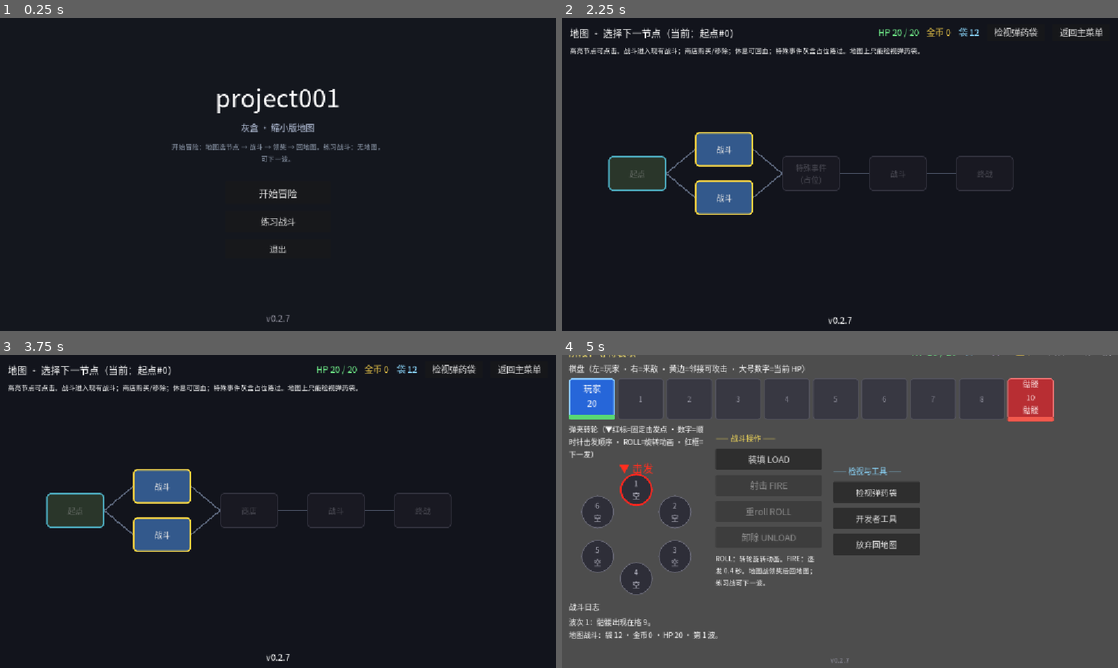
Above: before the commit, frames 1-4 (two rows, left to right).
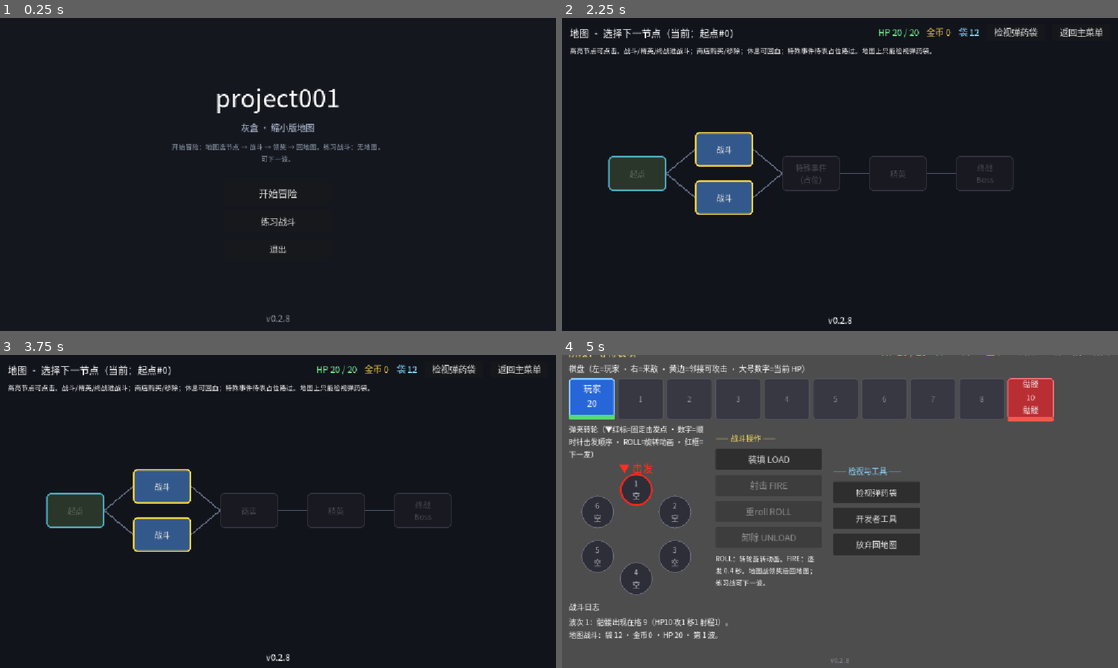
Above: after the commit, the same moments.

Repository: pineapplecat123/project001
Game: Godot game, scene res://scenes/main.tscn
Two runs of this game, one before a commit and one after it. Both use one fixed random seed, a clock stepped at 60 frames per second and the inputs below.
Inputs:
- Up to frame 1 (0.25 s): no input
- Up to frame 2 (2.25 s): click "练习战斗" at 0.5 s; click "返回主菜单" at 1.25 s; click "开始冒险" at 2 s
- Up to frame 3 (3.75 s): click "返回主菜单" at 2.75 s; click "开始冒险" at 3.5 s
- Up to frame 4 (5 s): click "战斗" at 4.25 s

The runs differ from the first frame. In frame 1, less than 0.1% of the frame differs, in the area x 51-53%, y 94-98%; in frame 2, 0.9%, in the area x 13-78%, y 9-98%; in frame 3, 0.9%; in frame 4, 0.2%.

Commit message:
feat(combat): v0.2.8 精英战数值倍率 + Boss 终战塞无效弹
- 地图节点 4 为精英：复用现有敌人 HP×1.5/攻×1.5/射程2，奖励基础金15
- 终战为 Boss：熊体 HP×2/攻×2/移+1/射程2；开场与每敌回合向袋塞无效弹（本地常量9001，非Excel，伤0）
- 特殊事件仍占位待用户交表；GUT 56；字体重子集

Diff:
--- a/scripts/combat/combat_constants.gd
+++ b/scripts/combat/combat_constants.gd
@@ -18,3 +18,25 @@
 const REWARD_NO_DAMAGE_EXTRA_GOLD := 0
 const REWARD_FAST_CLEAR_EXTRA_GOLD := 0
 const REWARD_FAST_CLEAR_TURN_LIMIT := 3
+
+## 灰盒：无效弹药（Boss 塞袋用；非 Excel 表行，本地常量）
+const INVALID_AMMO_ID := 9001
+const INVALID_AMMO_NAME := "无效弹药"
+
+## 精英战倍率（灰盒暂定：复用现有敌人 id，仅抬数值）
+const ELITE_HP_MULT := 1.5
+const ELITE_ATK_MULT := 1.5
+const ELITE_MOBILITY_BONUS := 0
+const ELITE_ATTACK_RANGE := 2
+const ELITE_ENEMY_COUNT := 2
+const REWARD_ELITE_BASE_GOLD := 15
+
+## Boss 终战（灰盒暂定：复用现有敌人 id + 独特塞无效弹）
+const BOSS_BODY_ENEMY_ID := 3  ## 熊
+const BOSS_HP_MULT := 2.0
+const BOSS_ATK_MULT := 2.0
+const BOSS_MOBILITY_BONUS := 1
+const BOSS_ATTACK_RANGE := 2
+const BOSS_INVALID_ON_START := 2
+const BOSS_INVALID_PER_ENEMY_TURN := 1
+const REWARD_BOSS_BASE_GOLD := 25
--- a/scripts/combat/combat_state.gd
+++ b/scripts/combat/combat_state.gd
@@ -14,6 +14,12 @@
 	NONE,
 	HP,
 	AMMO_EXHAUSTED,
+}
+
+enum EncounterKind {
+	NORMAL,
+	ELITE,
+	BOSS,
 }
 
 signal phase_changed(phase: int)
@@ -45,6 +51,10 @@
 
 ## 是否来自地图 run（胜利领奖后回地图；练习战则下一波）
 var from_map_run: bool = false
+## 遭遇类型：普通 / 精英 / Boss（灰盒）
+var encounter_kind: int = EncounterKind.NORMAL
+## 本波实际发放的基础金币（供 UI 显示）
+var last_reward_base_gold: int = 0
 
 ## 弹药跨回合状态
 var pink_bonus: int = 0
@@ -98,6 +108,8 @@
 	wave_took_damage = false
 	wave_player_turns = 0
 	from_map_run = false
+	encounter_kind = EncounterKind.NORMAL
+	last_reward_base_gold = 0
 	_set_phase(Phase.AWAIT_LOAD)
 	_log("战斗开始：白色弹药 ×%d · 第 %d 波。（可用开发者工具加入其它弹药）" % [
 		CombatConstants.STARTER_WHITE_COUNT, wave_index
@@ -113,6 +125,8 @@
 		rng.seed = int(payload["seed"])
 	BulletEffectRegistry.ensure_defaults()
 	from_map_run = true
+	encounter_kind = _parse_encounter(str(payload.get("encounter", "normal")))
+	last_reward_base_gold = 0
 	player_max_hp = int(payload.get("player_max_hp", CombatConstants.PLAYER_MAX_HP))
 	player_hp = int(payload.get("player_hp", player_max_hp))
 	bag.clear()
@@ -138,9 +152,11 @@
 	_clear_reward_state()
 	wave_took_damage = false
 	wave_player_turns = 0
+	if encounter_kind == EncounterKind.BOSS:
+		_inject_invalid_ammo(CombatConstants.BOSS_INVALID_ON_START, "开场")
 	_set_phase(Phase.AWAIT_LOAD)
-	_log("地图战斗：袋 %d · 金币 %d · HP %d · 第 %d 波。" % [
-		bag.size(), gold, player_hp, wave_index
+	_log("地图%s：袋 %d · 金币 %d · HP %d · 第 %d 波。" % [
+		encounter_label(), bag.size(), gold, player_hp, wave_index
 	])
 	_emit()
 
@@ -247,6 +263,14 @@
 
 func is_adjacent_to_player(e: EnemyInstance) -> bool:
 	return e != null and e.is_alive() and e.cell == CombatConstants.PLAYER_CELL + 1
+
+
+## 敌人是否在其 attack_range 内可攻击玩家（精英/Boss 可 >1）。
+func can_attack_player(e: EnemyInstance) -> bool:
+	if e == null or not e.is_alive():
+		return false
+	var dist: int = e.cell - CombatConstants.PLAYER_CELL
+	return dist >= 1 and dist <= e.attack_range
 
 
 func can_load() -> bool:
@@ -509,7 +533,12 @@
 
 
 func _ammo_name(ammo_id: int) -> String:
-	return str(DataRegistry.get_ammo(ammo_id).get("name", str(ammo_id)))
+	if ammo_id == CombatConstants.INVALID_AMMO_ID:
+		return CombatConstants.INVALID_AMMO_NAME
+	var def: Dictionary = DataRegistry.get_ammo(ammo_id)
+	if def.is_empty():
+		return "未知#%d" % ammo_id
+	return str(def.get("name", str(ammo_id)))
 
 
 func _consume_hammer_chamber(expected_id: int) -> void:
@@ -703,13 +732,15 @@
 	var order: Array = enemies_sorted_by_cell()
 	for e in order:
 		_move_enemy(e)
-		if is_adjacent_to_player(e):
+		if can_attack_player(e):
 			player_hp = maxi(0, player_hp - e.atk)
 			if e.atk > 0:
 				wave_took_damage = true
-			_log("%s 攻击玩家，造成 %d（玩家 HP %d/%d）" % [e.name_zh, e.atk, player_hp, player_max_hp])
+			_log("%s 攻击玩家，造成 %d（玩家 HP %d/%d · 射程 %d）" % [
+				e.name_zh, e.atk, player_hp, player_max_hp, e.attack_range
+			])
 		else:
-			_log("%s 未邻接，不攻击（格 %d）。" % [e.name_zh, e.cell])
+			_log("%s 未进入射程，不攻击（格 %d · 射程 %d）。" % [e.name_zh, e.cell, e.attack_range])
 	if player_hp <= 0:
 		_lose_hp()
 		return
@@ -718,6 +749,9 @@
 	if alive_enemies().is_empty():
 		_enter_won()
 		return
+	# Boss 独特效果：每怪物回合向袋塞无效弹（灰盒暂定）
+	if encounter_kind == EncounterKind.BOSS:
+		_inject_invalid_ammo(CombatConstants.BOSS_INVALID_PER_ENEMY_TURN, "回合末")
 	_set_phase(Phase.AWAIT_LOAD)
 	_log("--- 请装填 ---")
 
@@ -786,9 +820,12 @@
 	reward_choices = generate_reward_choices()
 	reward_pending = true
 	reward_resolved = false
-	var base_g: int = CombatConstants.REWARD_BASE_GOLD
+	var base_g: int = reward_base_gold_for_encounter()
+	last_reward_base_gold = base_g
 	gold += base_g
-	_log("奖励：基础金币 +%d（现 %d）。请三选一弹药，或放弃换额外金币。" % [base_g, gold])
+	_log("奖励（%s）：基础金币 +%d（现 %d）。请三选一弹药，或放弃换额外金币。" % [
+		encounter_label(), base_g, gold
+	])
 	# 灰盒预留钩子（数值为 0 / 未启用）：
 	# var no_dmg := _hook_no_damage_bonus_gold()
 	# var fast := _hook_fast_clear_bonus_gold()
@@ -891,6 +928,8 @@
 	if force_ids.size() > 0:
 		for x in force_ids:
 			ids.append(int(x))
+	elif encounter_kind == EncounterKind.BOSS:
+		ids.append(CombatConstants.BOSS_BODY_ENEMY_ID)
 	else:
 		var pool: Array[int] = []
 		for item in DataRegistry.all_enemies():
@@ -898,8 +937,12 @@
 				pool.append(int(item["id"]))
 		if pool.is_empty():
 			pool.append(CombatConstants.CIVILIAN_ENEMY_ID)
-		# 第 n 波：1/2/3 循环数量
-		var count: int = 1 + ((wave_index - 1) % 3)
+		var count: int
+		if encounter_kind == EncounterKind.ELITE:
+			count = CombatConstants.ELITE_ENEMY_COUNT
+		else:
+			# 第 n 波：1/2/3 循环数量
+			count = 1 + ((wave_index - 1) % 3)
 		for _i in count:
 			ids.append(pool[rng.randi_range(0, pool.size() - 1)])
 	var cell: int = CombatConstants.BOARD_SIZE - 1
@@ -913,9 +956,75 @@
 		var def: Dictionary = DataRegistry.get_enemy(eid)
 		if def.is_empty():
 			continue
-		enemies.append(EnemyInstance.new(def, cell))
-		_log("波次 %d：%s 出现在格 %d。" % [wave_index, def.get("name", eid), cell])
+		var e: EnemyInstance = _make_scaled_enemy(def, cell)
+		enemies.append(e)
+		_log("波次 %d：%s 出现在格 %d（HP%d 攻%d 移%d 射程%d）。" % [
+			wave_index, e.name_zh, cell, e.max_hp, e.atk, e.mobility, e.attack_range
+		])
 		cell -= 1
+
+
+func _parse_encounter(s: String) -> int:
+	match s:
+		"elite":
+			return EncounterKind.ELITE
+		"boss":
+			return EncounterKind.BOSS
+		_:
+			return EncounterKind.NORMAL
+
+
+func encounter_label() -> String:
+	match encounter_kind:
+		EncounterKind.ELITE:
+			return "精英战"
+		EncounterKind.BOSS:
+			return "Boss 终战"
+		_:
+			return "战斗"
+
+
+func reward_base_gold_for_encounter() -> int:
+	match encounter_kind:
+		EncounterKind.ELITE:
+			return CombatConstants.REWARD_ELITE_BASE_GOLD
+		EncounterKind.BOSS:
+			return CombatConstants.REWARD_BOSS_BASE_GOLD
+		_:
+			return CombatConstants.REWARD_BASE_GOLD
+
+
+## 按遭遇类型缩放现有敌人（不新增敌人表行）。
+func _make_scaled_enemy(def: Dictionary, cell: int) -> EnemyInstance:
+	var e := EnemyInstance.new(def, cell)
+	match encounter_kind:
+		EncounterKind.ELITE:
+			e.max_hp = maxi(1, int(round(float(e.max_hp) * CombatConstants.ELITE_HP_MULT)))
+			e.hp = e.max_hp
+			e.atk = maxi(0, int(round(float(e.atk) * CombatConstants.ELITE_ATK_MULT)))
+			e.mobility += CombatConstants.ELITE_MOBILITY_BONUS
+			e.attack_range = CombatConstants.ELITE_ATTACK_RANGE
+			e.name_zh = "精英·" + e.name_zh
+		EncounterKind.BOSS:
+			e.max_hp = maxi(1, int(round(float(e.max_hp) * CombatConstants.BOSS_HP_MULT)))
+			e.hp = e.max_hp
+			e.atk = maxi(0, int(round(float(e.atk) * CombatConstants.BOSS_ATK_MULT)))
+			e.mobility += CombatConstants.BOSS_MOBILITY_BONUS
+			e.attack_range = CombatConstants.BOSS_ATTACK_RANGE
+			e.name_zh = "Boss·" + e.name_zh
+		_:
+			pass
+	return e
+
+
+## Boss 向弹药袋塞入无效弹药（本地常量 id，非 Excel）。
+func _inject_invalid_ammo(count: int, reason: String = "") -> void:
+	if count <= 0:
+		return
+	for _i in count:
+		bag.append(CombatConstants.INVALID_AMMO_ID)
+	var tag: String = reason if reason != "" else "效果"
+	_log("Boss[%s]：弹药袋 +无效弹药 ×%d（袋内 %d）。击发伤害 0。" % [tag, count, bag.size()])
 
 
 # ——— 开发者工具 ———
--- a/scripts/combat/combat_ui.gd
+++ b/scripts/combat/combat_ui.gd
@@ -13,7 +13,7 @@
 const ROLL_ANIM_MAX := 0.55
 const BAG_GRID_COLS := 4
 const BAG_CELL_MIN := Vector2(140, 72)
-const VERSION := "0.2.7"
+const VERSION := "0.2.8"
 
 const COL_PHASE := Color(1.0, 0.92, 0.45)
 const COL_HP_OK := Color(0.45, 0.95, 0.55)
@@ -245,6 +245,8 @@
 			return {"bg": Color(0.35, 0.7, 0.95), "fg": Color(0.02, 0.08, 0.15)}
 		FireResolver.ID_THUNDER:
 			return {"bg": Color(0.85, 0.75, 0.2), "fg": Color(0.12, 0.1, 0.0)}
+		CombatConstants.INVALID_AMMO_ID:
+			return {"bg": Color(0.28, 0.28, 0.3), "fg": Color(0.95, 0.55, 0.55)}
 		_:
 			return {"bg": Color(0.85, 0.85, 0.88), "fg": Color(0.1, 0.1, 0.1)}
 
@@ -421,10 +423,10 @@
 		c.queue_free()
 	var pending := state.can_pick_reward()
 	var resolved := state.phase == CombatState.Phase.WON and state.reward_resolved
-	reward_title.text = "战斗胜利 · 选择奖励" if pending else "奖励已领取"
-	reward_gold_label.text = "基础金币 +%d 已入账 · 当前金币 %d" % [
-		CombatConstants.REWARD_BASE_GOLD, state.gold
-	]
+	var enc_title := state.encounter_label() if state != null else "战斗"
+	reward_title.text = ("%s胜利 · 选择奖励" % enc_title) if pending else "奖励已领取"
+	var base_shown: int = state.last_reward_base_gold if state.last_reward_base_gold > 0 else state.reward_base_gold_for_encounter()
+	reward_gold_label.text = "基础金币 +%d 已入账 · 当前金币 %d" % [base_shown, state.gold]
 	reward_gold_label.add_theme_color_override("font_color", COL_GOLD)
 	if pending:
 		reward_hint.text = "从下列三发弹药中选一加入弹药袋，或放弃换额外金币 +%d。" % CombatConstants.REWARD_SKIP_EXTRA_GOLD
@@ -452,8 +454,12 @@
 			reward_choices.add_child(btn)
 	elif resolved:
 		if state.from_map_run:
-			reward_hint.text = "领取完毕。返回地图选择下一节点（本战不会再刷下一波）。无伤/三回合额外金灰盒暂未结算。"
-			btn_reward_next.text = "返回地图 RETURN"
+			if state.encounter_kind == CombatState.EncounterKind.BOSS:
+				reward_hint.text = "Boss 击败！领取完毕后返回地图查看通关结算。无伤/三回合额外金灰盒暂未结算。"
+				btn_reward_next.text = "通关结算 RETURN"
+			else:
+				reward_hint.text = "领取完毕。返回地图选择下一节点（本战不会再刷下一波）。无伤/三回合额外金灰盒暂未结算。"
+				btn_reward_next.text = "返回地图 RETURN"
 		else:
 			reward_hint.text = "可继续下一波（弹药袋不重置）。练习战无地图。无伤/三回合额外金灰盒暂未结算。"
 			btn_reward_next.text = "下一波 NEXT"
@@ -515,6 +521,9 @@
 		cell_style.set_corner_radius_all(8)
 		cell_style.set_border_width_all(2)
 		cell_style.border_color = Color(0.15, 0.15, 0.18, 0.7)
+		if ammo_id == CombatConstants.INVALID_AMMO_ID:
+			cell_style.border_color = Color(0.95, 0.35, 0.35)
+			cell_style.set_border_width_all(3)
 		cell_style.content_margin_left = 8
 		cell_style.content_margin_right = 8
 		cell_style.content_margin_top = 8
@@ -523,8 +532,12 @@
 		var v := VBoxContainer.new()
 		v.add_theme_constant_override("separation", 2)
 		var name_l := Label.new()
-		var full_name := str(def.get("name", "未知#%d" % ammo_id))
-		var short := full_name.replace("弹药", "")
+		var full_name: String
+		if ammo_id == CombatConstants.INVALID_AMMO_ID:
+			full_name = CombatConstants.INVALID_AMMO_NAME
+		else:
+			full_name = str(def.get("name", "未知#%d" % ammo_id))
+		var short := full_name.replace("子弹", "").replace("弹药", "")
 		name_l.text = short
 		name_l.horizontal_alignment = HORIZONTAL_ALIGNMENT_CENTER
 		name_l.add_theme_color_override("font_color", colors["fg"])
@@ -599,7 +612,7 @@
 	discard_label.add_theme_color_override("font_color", COL_DISCARD)
 	gold_label.text = "金币 %d" % state.gold
 	gold_label.add_theme_color_override("font_color", COL_GOLD)
-	turn_label.text = "回合 %d · 第 %d 波" % [state.turn_index, state.wave_index]
+	turn_label.text = "回合 %d · 第 %d 波 · %s" % [state.turn_index, state.wave_index, state.encounter_label()]
 	turn_label.add_theme_color_override("font_color", COL_TURN)
 	var busy := _firing or _rolling or state.is_busy_firing()
 	btn_load.disabled = busy or not state.can_load()
@@ -679,7 +692,7 @@
 		elif by_cell.has(i):
 			var e: EnemyInstance = by_cell[i]
 			style.bg_color = Color(0.72, 0.18, 0.2)
-			if state.is_adjacent_to_player(e):
+			if state.can_attack_player(e):
 				style.border_color = Color(1.0, 0.85, 0.15)
 				style.set_border_width_all(4)
 			else:
@@ -738,10 +751,18 @@
 			info.add_theme_color_override("font_color", Color(0.7, 0.7, 0.75))
 		else:
 			var def: Dictionary = DataRegistry.get_ammo(ammo_id)
-			var short := str(def.get("name", ammo_id)).replace("子弹", "")
+			var short: String
+			if ammo_id == CombatConstants.INVALID_AMMO_ID:
+				short = "无效"
+			elif def.is_empty():
+				short = str(ammo_id)
+			else:
+				short = str(def.get("name", ammo_id)).replace("子弹", "").replace("弹药", "")
 			var colors := _ammo_colors(ammo_id)
 			style.bg_color = colors["bg"]
 			style.border_color = Color(0.12, 0.12, 0.14)
+			if ammo_id == CombatConstants.INVALID_AMMO_ID:
+				style.border_color = Color(0.95, 0.4, 0.4)
 			info.text = "%d\n%s" % [order_num, short]
 			info.add_theme_color_override("font_color", colors["fg"])
 		if order_k == 0:
--- a/scripts/combat/enemy_instance.gd
+++ b/scripts/combat/enemy_instance.gd
@@ -13,6 +13,8 @@
 var gas_stacks: int = 0
 var burn_stacks: int = 0
 var wet_stacks: int = 0
+## 攻击距离（格）；1=仅邻接。精英/Boss 灰盒可抬高。
+var attack_range: int = 1
 
 
 func _init(def: Dictionary = {}, spawn_cell: int = CombatConstants.BOARD_SIZE - 1) -> void:
@@ -32,6 +34,7 @@
 	gas_stacks = 0
 	burn_stacks = 0
 	wet_stacks = 0
+	attack_range = 1
 
 
 func is_alive() -> bool:
--- a/scripts/main.gd
+++ b/scripts/main.gd
@@ -1,7 +1,7 @@
 extends Control
 ## 主菜单：开始冒险（地图）/ 练习战斗 / 退出；底部版本号。
 
-const VERSION := "0.2.7"
+const VERSION := "0.2.8"
 
 
 func _ready() -> void:
--- a/scripts/map/map_graph.gd
+++ b/scripts/map/map_graph.gd
@@ -1,13 +1,15 @@
 class_name MapGraph
-## 灰盒缩小版地图：短分叉 + 合流，数个战斗节点 + 1 个非战斗占位。
+## 灰盒缩小版地图：短分叉 + 合流，战斗/精英/终战 + 1 个非战斗占位。
 ## 拓扑固定；占位类型（商店/休息/事件）按种子随机三选一。
-## 商店、休息已实现灰盒 UI；特殊事件仍占位路过。
+## 商店、休息已实现灰盒 UI；特殊事件仍占位路过（待用户交事件表）。
+## 精英=现有敌人数值提升；终战=Boss（更高数值+塞无效弹）；均不新造敌人表行。
 
 enum NodeType {
 	START = 0,
 	COMBAT = 1,
 	PLACEHOLDER = 2,
 	FINALE = 3,
+	ELITE = 4,
 }
 
 const PLACEHOLDER_KINDS: Array[String] = ["商店", "休息", "特殊事件"]
@@ -34,7 +36,7 @@
 		{"id": 1, "type": NodeType.COMBAT, "label": "战斗", "layer": 1, "slot": 0},
 		{"id": 2, "type": NodeType.COMBAT, "label": "战斗", "layer": 1, "slot": 1},
 		{"id": 3, "type": NodeType.PLACEHOLDER, "label": kind, "layer": 2, "slot": 0, "kind": kind},
-		{"id": 4, "type": NodeType.COMBAT, "label": "战斗", "layer": 3, "slot": 0},
+		{"id": 4, "type": NodeType.ELITE, "label": "精英", "layer": 3, "slot": 0},
 		{"id": 5, "type": NodeType.FINALE, "label": "终战", "layer": 4, "slot": 0},
 	]
 	var edges: Array = [
@@ -77,6 +79,21 @@
 	return str(n.get("kind", "")) == KIND_REST
 
 
+static func is_elite_node(n: Dictionary) -> bool:
+	return not n.is_empty() and int(n.get("type", -1)) == NodeType.ELITE
+
+
+static func is_boss_node(n: Dictionary) -> bool:
+	return not n.is_empty() and int(n.get("type", -1)) == NodeType.FINALE
+
+
+static func is_combat_like(n: Dictionary) -> bool:
+	if n.is_empty():
+		return false
+	var t: int = int(n.get("type", -1))
+	return t == NodeType.COMBAT or t == NodeType.ELITE or t == NodeType.FINALE
+
+
 static func type_name(t: int) -> String:
 	match t:
 		NodeType.START:
@@ -87,5 +104,7 @@
 			return "非战斗"
 		NodeType.FINALE:
 			return "终战"
+		NodeType.ELITE:
+			return "精英"
 		_:
 			return "未知"
--- a/scripts/map/map_ui.gd
+++ b/scripts/map/map_ui.gd
@@ -6,7 +6,7 @@
 const RestConstants = preload("res://scripts/rest/rest_constants.gd")
 ## 灰盒缩小版地图：选可达节点 → 战斗 / 商店 / 休息 / 占位路过 → 回地图。
 
-const VERSION := "0.2.7"
+const VERSION := "0.2.8"
 const NODE_W := 120.0
 const NODE_H := 72.0
 const LAYER_GAP_X := 180.0
@@ -139,7 +139,7 @@
 	else:
 		status_label.text = "地图 · 选择下一节点（当前：%s）" % _node_title(RunState.current_node_id)
 	if not RunState.run_finished:
-		hint_label.text = "高亮节点可点击。战斗进入现有战斗；商店购买/移除；休息可回血；特殊事件灰盒占位路过。地图上只能检视弹药袋。"
+		hint_label.text = "高亮节点可点击。战斗/精英/终战进战斗；商店购买/移除；休息可回血；特殊事件待表占位路过。地图上只能检视弹药袋。"
 
 
 func _node_title(node_id: int) -> String:
@@ -206,7 +206,9 @@
 				return "休息"
 			return "%s\n(占位)" % label
 		MapGraph.NodeType.FINALE:
-			return "终战"
+			return "终战\nBoss"
+		MapGraph.NodeType.ELITE:
+			return "精英"
 		_:
 			return "战斗"
 
@@ -266,6 +268,8 @@
 			style.bg_color = Color(0.18, 0.38, 0.32)
 		elif t == MapGraph.NodeType.PLACEHOLDER and can:
 			style.bg_color = Color(0.35, 0.28, 0.18)
+		if t == MapGraph.NodeType.ELITE and can:
+			style.bg_color = Color(0.42, 0.22, 0.55)
 		if t == MapGraph.NodeType.FINALE and can:
 			style.bg_color = Color(0.45, 0.18, 0.22)
 		btn.add_theme_stylebox_override("normal", style)
@@ -285,7 +289,7 @@
 	var n: Dictionary = MapGraph.node_by_id(RunState.graph, node_id)
 	var t: int = int(n.get("type", -1))
 	match t:
-		MapGraph.NodeType.COMBAT, MapGraph.NodeType.FINALE:
+		MapGraph.NodeType.COMBAT, MapGraph.NodeType.ELITE, MapGraph.NodeType.FINALE:
 			if RunState.enter_combat_node(node_id):
 				get_tree().change_scene_to_file("res://scenes/combat.tscn")
 		MapGraph.NodeType.PLACEHOLDER:
--- a/scripts/run/run_state.gd
+++ b/scripts/run/run_state.gd
@@ -87,8 +87,7 @@
 	if not available_node_ids().has(node_id):
 		return false
 	var n: Dictionary = MapGraph.node_by_id(graph, node_id)
-	var t: int = int(n.get("type", -1))
-	if t != MapGraph.NodeType.COMBAT and t != MapGraph.NodeType.FINALE:
+	if not MapGraph.is_combat_like(n):
 		return false
 	pending_combat_node_id = node_id
 	return true
@@ -218,7 +217,9 @@
 	var n: Dictionary = MapGraph.node_by_id(graph, node_id)
 	if int(n.get("type", -1)) == MapGraph.NodeType.FINALE:
 		run_finished = true
-		last_message = "终战胜利！缩小版地图通关。"
+		last_message = "Boss 终战胜利！缩小版地图通关。金币 %d · 袋内 %d 发。" % [gold, bag.size()]
+	elif MapGraph.is_elite_node(n):
+		last_message = "精英战胜利，可选择下一节点。"
 	else:
 		last_message = "战斗胜利，可选择下一节点。"
 
@@ -233,7 +234,18 @@
 		"seed": run_seed,
 		"from_map": true,
 		"node_id": pending_combat_node_id,
+		"encounter": encounter_for_node(pending_combat_node_id),
 	}
+
+
+## normal / elite / boss（灰盒；由地图节点类型决定）
+func encounter_for_node(node_id: int) -> String:
+	var n: Dictionary = MapGraph.node_by_id(graph, node_id)
+	if MapGraph.is_elite_node(n):
+		return "elite"
+	if MapGraph.is_boss_node(n):
+		return "boss"
+	return "normal"
 
 
 func _complete_node(node_id: int) -> void:
--- /dev/null
+++ b/tests/test_elite_boss.gd
@@ -0,0 +1,160 @@
+extends GutTest
+## 精英战数值倍率 + Boss 终战塞无效弹（灰盒暂定）。
+
+const MapGraph = preload("res://scripts/map/map_graph.gd")
+
+
+func before_each() -> void:
+	DataRegistry.reload()
+	BulletEffectRegistry.ensure_defaults()
+	RunState.end_run()
+
+
+func test_mini_graph_has_one_elite() -> void:
+	var g := MapGraph.build_mini(42)
+	var elite_n := 0
+	for n in g["nodes"]:
+		if int(n["type"]) == MapGraph.NodeType.ELITE:
+			elite_n += 1
+			assert_eq(str(n.get("label", "")), "精英")
+	assert_eq(elite_n, 1)
+	assert_eq(int(MapGraph.node_by_id(g, 4).get("type", -1)), MapGraph.NodeType.ELITE)
+	assert_eq(int(MapGraph.node_by_id(g, 5).get("type", -1)), MapGraph.NodeType.FINALE)
+
+
+func test_elite_encounter_scales_hp_atk_and_reward_gold() -> void:
+	RunState.begin_run(101)
+	assert_true(RunState.enter_combat_node(1))
+	# 先打完支线战斗，走到精英节点 4 需经过占位 3
+	RunState.apply_combat_result({
+		"gold": 10,
+		"bag": RunState.bag.duplicate(),
+		"player_hp": 20,
+		"player_max_hp": 20,
+		"pink_bonus": 0,
+	}, true)
+	# 强制占位为特殊事件以便路过
+	var n3: Dictionary = MapGraph.node_by_id(RunState.graph, 3)
+	# 无论商店/休息/事件，都能前进到 4：若是商店/休息用 visit 会拒，改直接伪造进度
+	if MapGraph.is_shop_node(n3) or MapGraph.is_rest_node(n3):
+		RunState.completed_ids.append(3)
+		RunState.current_node_id = 3
+	else:
+		RunState.visit_placeholder(3)
+	assert_true(RunState.available_node_ids().has(4))
+	assert_eq(RunState.encounter_for_node(4), "elite")
+	assert_true(RunState.enter_combat_node(4))
+	var snap := RunState.combat_snapshot()
+	assert_eq(str(snap.get("encounter", "")), "elite")
+	var cs := CombatState.new(101)
+	cs.start_from_run(snap, 101)
+	assert_eq(cs.encounter_kind, CombatState.EncounterKind.ELITE)
+	assert_eq(cs.alive_enemies().size(), CombatConstants.ELITE_ENEMY_COUNT)
+	for e in cs.alive_enemies():
+		var base: Dictionary = DataRegistry.get_enemy(e.def_id)
+		var expect_hp: int = maxi(1, int(round(float(base["hp"]) * CombatConstants.ELITE_HP_MULT)))
+		var expect_atk: int = maxi(0, int(round(float(base["atk"]) * CombatConstants.ELITE_ATK_MULT)))
+		assert_eq(e.max_hp, expect_hp)
+		assert_eq(e.atk, expect_atk)
+		assert_eq(e.attack_range, CombatConstants.ELITE_ATTACK_RANGE)
+		assert_string_contains(e.name_zh, "精英·")
+	assert_eq(cs.reward_base_gold_for_encounter(), CombatConstants.REWARD_ELITE_BASE_GOLD)
+	# 清场领奖金
+	cs.dev_kill_all_enemies()
+	assert_eq(cs.phase, CombatState.Phase.WON)
+	assert_eq(cs.last_reward_base_gold, CombatConstants.REWARD_ELITE_BASE_GOLD)
+	assert_eq(cs.gold, 10 + CombatConstants.REWARD_ELITE_BASE_GOLD)
+
+
+func test_boss_injects_invalid_ammo_and_zero_damage() -> void:
+	var cs := CombatState.new(202)
+	cs.start_from_run({
+		"gold": 5,
+		"bag": [1, 1, 1, 1, 1, 1, 1, 1, 1, 1, 1, 1],
+		"player_hp": 20,
+		"player_max_hp": 20,
+		"pink_bonus": 0,
+		"seed": 202,
+		"encounter": "boss",
+	}, 202)
+	assert_eq(cs.encounter_kind, CombatState.EncounterKind.BOSS)
+	assert_eq(cs.alive_enemies().size(), 1)
+	var boss: EnemyInstance = cs.front_enemy()
+	assert_not_null(boss)
+	assert_eq(boss.def_id, CombatConstants.BOSS_BODY_ENEMY_ID)
+	var base: Dictionary = DataRegistry.get_enemy(CombatConstants.BOSS_BODY_ENEMY_ID)
+	assert_eq(boss.max_hp, maxi(1, int(round(float(base["hp"]) * CombatConstants.BOSS_HP_MULT))))
+	assert_eq(boss.atk, maxi(0, int(round(float(base["atk"]) * CombatConstants.BOSS_ATK_MULT))))
+	assert_string_contains(boss.name_zh, "Boss·")
+	# 开场塞无效弹
+	var invalid_n := 0
+	for id in cs.bag:
+		if id == CombatConstants.INVALID_AMMO_ID:
+			invalid_n += 1
+	assert_eq(invalid_n, CombatConstants.BOSS_INVALID_ON_START)
+	assert_eq(cs._ammo_name(CombatConstants.INVALID_AMMO_ID), CombatConstants.INVALID_AMMO_NAME)
+	# 无效弹伤害为 0
+	assert_eq(FireResolver.base_damage_for(CombatConstants.INVALID_AMMO_ID, [CombatConstants.INVALID_AMMO_ID], 0, 0), 0)
+	var dmg := FireResolver.compute_shot_damages([CombatConstants.INVALID_AMMO_ID, 1], 0)
+	assert_eq(dmg[0], 0)
+	assert_eq(dmg[1], 3)
+	# 怪物回合再塞（卸除进弃牌，不回袋；Boss 向袋塞无效弹）
+	var bag_before := cs.bag.size()
+	boss.hp = 999
+	boss.max_hp = 999
+	cs.dev_force_load([1, 1, 1, 1, 1, 1] as Array[int])
+	assert_true(cs.do_unload())  # 进怪物回合
+	assert_eq(cs.phase, CombatState.Phase.AWAIT_LOAD)
+	var after_invalid := 0
+	for id in cs.bag:
+		if id == CombatConstants.INVALID_AMMO_ID:
+			after_invalid += 1
+	assert_eq(after_invalid, CombatConstants.BOSS_INVALID_ON_START + CombatConstants.BOSS_INVALID_PER_ENEMY_TURN)
+	assert_eq(cs.bag.size(), bag_before + CombatConstants.BOSS_INVALID_PER_ENEMY_TURN)
+
+
+func test_boss_reward_gold_and_finale_finishes_run() -> void:
+	RunState.begin_run(303, "特殊事件")
+	assert_true(RunState.enter_combat_node(1))
+	RunState.apply_combat_result(_snap(10), true)
+	RunState.visit_placeholder(3)
+	assert_true(RunState.enter_combat_node(4))  # elite
+	assert_eq(RunState.encounter_for_node(4), "elite")
+	RunState.apply_combat_result(_snap(20), true)
+	assert_true(RunState.enter_combat_node(5))
+	assert_eq(RunState.encounter_for_node(5), "boss")
+	var cs := CombatState.new(303)
+	cs.start_from_run(RunState.combat_snapshot(), 303)
+	assert_eq(cs.encounter_kind, CombatState.EncounterKind.BOSS)
+	cs.dev_kill_all_enemies()
+	assert_eq(cs.last_reward_base_gold, CombatConstants.REWARD_BOSS_BASE_GOLD)
+	assert_true(cs.pick_reward_ammo(0))
+	var payload := cs.export_run_payload()
+	RunState.apply_combat_result(payload, true)
+	assert_true(RunState.run_finished)
+	assert_string_contains(RunState.last_message, "通关")
+	assert_string_contains(RunState.last_message, "Boss")
+
+
+func test_can_attack_player_uses_attack_range() -> void:
+	var cs := CombatState.new(1)
+	cs.start_graybox(1)
+	var e: EnemyInstance = cs.front_enemy()
+	e.cell = 2
+	e.attack_range = 1
+	assert_false(cs.can_attack_player(e))
+	e.attack_range = 2
+	assert_true(cs.can_attack_player(e))
+	e.cell = 1
+	e.attack_range = 1
+	assert_true(cs.can_attack_player(e))
+
+
+func _snap(gold: int, hp: int = -1) -> Dictionary:
+	return {
+		"gold": gold,
+		"bag": RunState.bag.duplicate(),
+		"player_hp": RunState.player_hp if hp < 0 else hp,
+		"player_max_hp": RunState.player_max_hp,
+		"pink_bonus": RunState.pink_bonus,
+	}
--- a/tests/test_map.gd
+++ b/tests/test_map.gd
@@ -18,6 +18,7 @@
 	assert_gte(int(types.get(MapGraph.NodeType.COMBAT, 0)), 2)
 	assert_eq(int(types.get(MapGraph.NodeType.PLACEHOLDER, 0)), 1)
 	assert_eq(int(types.get(MapGraph.NodeType.FINALE, 0)), 1)
+	assert_eq(int(types.get(MapGraph.NodeType.ELITE, 0)), 1)
 	assert_eq(g["edges"].size(), 6)
 	var ph := {}
 	for n in g["nodes"]:
@@ -108,7 +109,7 @@
 
 func test_finale_victory_finishes_run() -> void:
 	RunState.begin_run(11, "特殊事件")
-	# 路径：0 → 1(战斗) → 3(占位·非商店) → 4(战斗) → 5(终战)
+	# 路径：0 → 1(战斗) → 3(占位·非商店) → 4(精英) → 5(终战 Boss)
 	assert_true(RunState.enter_combat_node(1))
 	RunState.apply_combat_result(_snap(10), true)
 	assert_eq(RunState.current_node_id, 1)
Binary file changed: assets/fonts/NotoSansSC-UI.ttf
Not shown, changed: tools/ui_charset.txt
Not shown, changed: BOT_LOG.md
Not shown, changed: docs/implemented-systems.md
